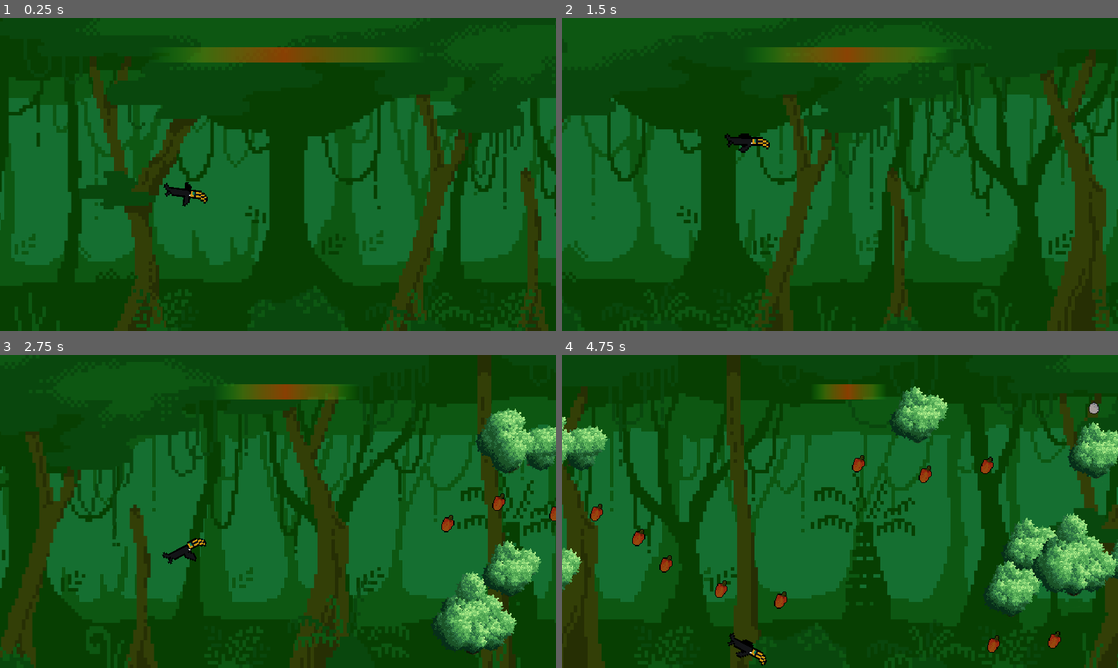
Above: before the commit, frames 1-4 (two rows, left to right).
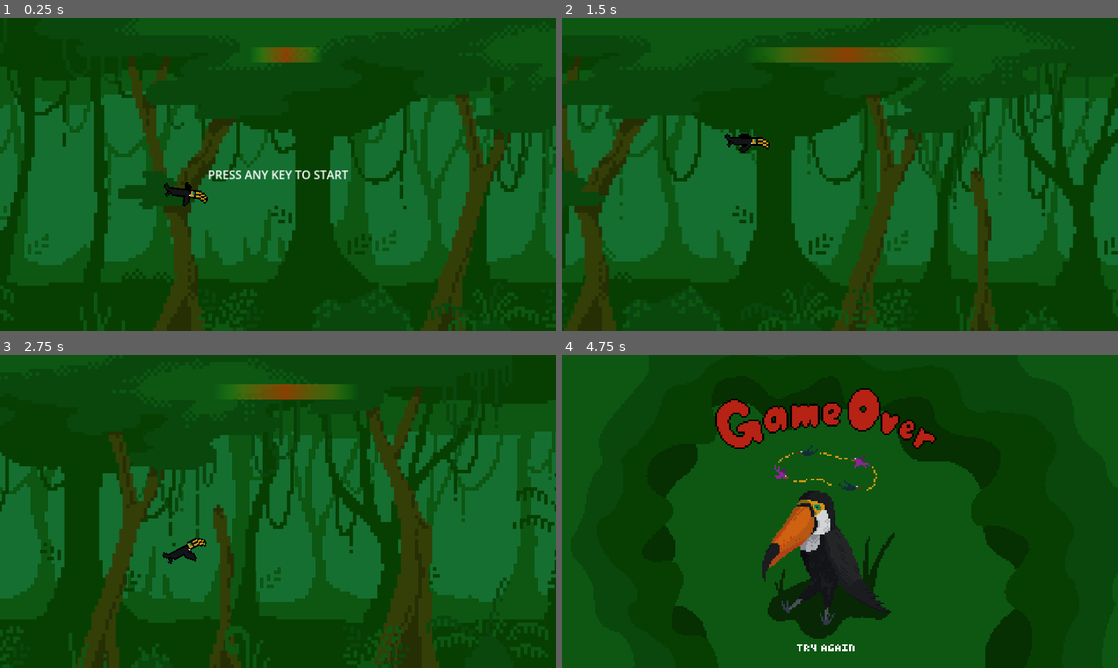
Above: after the commit, the same moments.

Repository: FaunaPolaris/birdGameJam
Game: Godot game, scene res://scenes/world.tscn
Same seed, same stepped clock (60 frames per second), same inputs: the game is played once before the commit and once after it.
Inputs:
- Up to frame 1 (0.25 s): no input
- Up to frame 2 (1.5 s): tap Enter at 0.5 s; hold Up (ui_up) 0.53-1.28 s; hold Down (ui_down) from 1.28 s (still down)
- Up to frame 3 (2.75 s): release Down (ui_down) at 2.03 s; hold Up (ui_up) from 2.03 s (still down)
- Up to frame 4 (4.75 s): release Up (ui_up) at 3.53 s; hold Down (ui_down) from 3.53 s (still down)

The runs differ from the first frame. In frame 1, 34% of the frame differs, in the area x 0-100%, y 9-100%; in frame 2, 37%; in frame 3, 41%; in frame 4, 51%, in the area x 0-100%, y 0-100%.

Commit message:
+ start button

Diff:
--- /dev/null
+++ b/scenes/Buttons/start.tscn
@@ -0,0 +1,19 @@
+[gd_scene format=3 uid="uid://b4e3rad1p7bu3"]
+
+[node name="Start" type="CanvasLayer"]
+
+[node name="StartButton" type="Label" parent="."]
+anchors_preset = 8
+anchor_left = 0.5
+anchor_top = 0.5
+anchor_right = 0.5
+anchor_bottom = 0.5
+offset_left = -242.0
+offset_top = -27.5
+offset_right = 242.0
+offset_bottom = 27.5
+grow_horizontal = 2
+grow_vertical = 2
+size_flags_horizontal = 4
+theme_override_font_sizes/font_size = 40
+text = "PRESS ANY KEY TO START"
--- a/scenes/PicaPau.tscn
+++ b/scenes/PicaPau.tscn
@@ -48,7 +48,7 @@
 
 [node name="AnimatedSprite2D" type="AnimatedSprite2D" parent="."]
 sprite_frames = SubResource("SpriteFrames_fxyuh")
-frame_progress = 0.245299
+frame_progress = 0.622946
 
 [node name="Sprite2D" type="Sprite2D" parent="."]
 visible = false
--- a/scenes/world.tscn
+++ b/scenes/world.tscn
@@ -1,8 +1,10 @@
-[gd_scene load_steps=6 format=3 uid="uid://cayquqslgrhn1"]
+[gd_scene load_steps=8 format=3 uid="uid://cayquqslgrhn1"]
 
 [ext_resource type="Script" path="res://scripts/world.gd" id="1_78c34"]
 [ext_resource type="PackedScene" uid="uid://b1lhjk031rhsr" path="res://scenes/player.tscn" id="2_6yh38"]
 [ext_resource type="PackedScene" uid="uid://uywg3xek8ju3" path="res://scenes/background.tscn" id="3_smyhh"]
+[ext_resource type="PackedScene" uid="uid://e2s3xvv4lr4d" path="res://scenes/game_over_scene.tscn" id="4_mxhve"]
+[ext_resource type="PackedScene" uid="uid://b4e3rad1p7bu3" path="res://scenes/Buttons/start.tscn" id="5_y8uqo"]
 
 [sub_resource type="Gradient" id="Gradient_u5d7i"]
 offsets = PackedFloat32Array(0, 0.2, 0.304348, 0.491935, 0.678261, 0.808696, 1)
@@ -25,3 +27,8 @@
 position = Vector2(990, 128)
 scale = Vector2(1, 52.75)
 texture = SubResource("GradientTexture1D_rqfy1")
+
+[node name="GameOver" parent="." instance=ExtResource("4_mxhve")]
+z_index = 2
+
+[node name="Start" parent="." instance=ExtResource("5_y8uqo")]
--- a/scripts/world.gd
+++ b/scripts/world.gd
@@ -8,6 +8,7 @@
 var scene_types := [obstacle1, obstacle2, obstacle3]
 var obstacles : Array
 var distance : float
+var isRunning : bool = false
 var last_scene
 
 
@@ -30,6 +31,9 @@
 	$Player.position = PLAYER_START_POS
 	$Player.velocity = Vector2i(0, 0)
 	$Camera2D.position = CAM_START_POS
+	$GameOver.position = Vector2.ZERO
+	$Start.get_node("StartButton").show()
+	$GameOver.hide()
 # Called every frame. 'delta' is the elapsed time since the previous frame.
 
 #func randomize_obstacles():
@@ -69,23 +73,24 @@
 		obstacles.append(scene)
 
 func _process(_delta):
-	$hungerBar.texture.width = $Player.hunger * 100
-	player_speed = START_SPEED
-	environment_speed = START_SPEED * .5
-	distance += player_speed
-	generate_scenes()
-	#randomize_obstacles()
-	#for tree in instances:
-		#tree.position.x += environment_speed
-		#if tree.get_node("Area").has_overlapping_bodies():
-			#set_process(not is_processing())
-
-	$hungerBar.position.x += player_speed
-	$Player.position.x += player_speed
-	$Camera2D.position.x += player_speed
+	if isRunning:
+		$hungerBar.texture.width = $Player.hunger * 100
+		player_speed = START_SPEED
+		environment_speed = START_SPEED * .5
+		distance += player_speed
+		generate_scenes()
+		$hungerBar.position.x += player_speed
+		$Player.position.x += player_speed
+		$Camera2D.position.x += player_speed
+		$GameOver.position.x += player_speed
+	else:
+		if Input.is_anything_pressed():
+			isRunning = true
+			$Start.get_node("StartButton").hide()
 
 func game_over():
 	get_tree().paused = true
+	$GameOver.show()
 	#$Player._animated_sprite.play("tree_collision")
 	#set_process(false)
 	#var game_over_scene = game_over_img.instantiate()
Not shown, changed: export_presets.cfg
